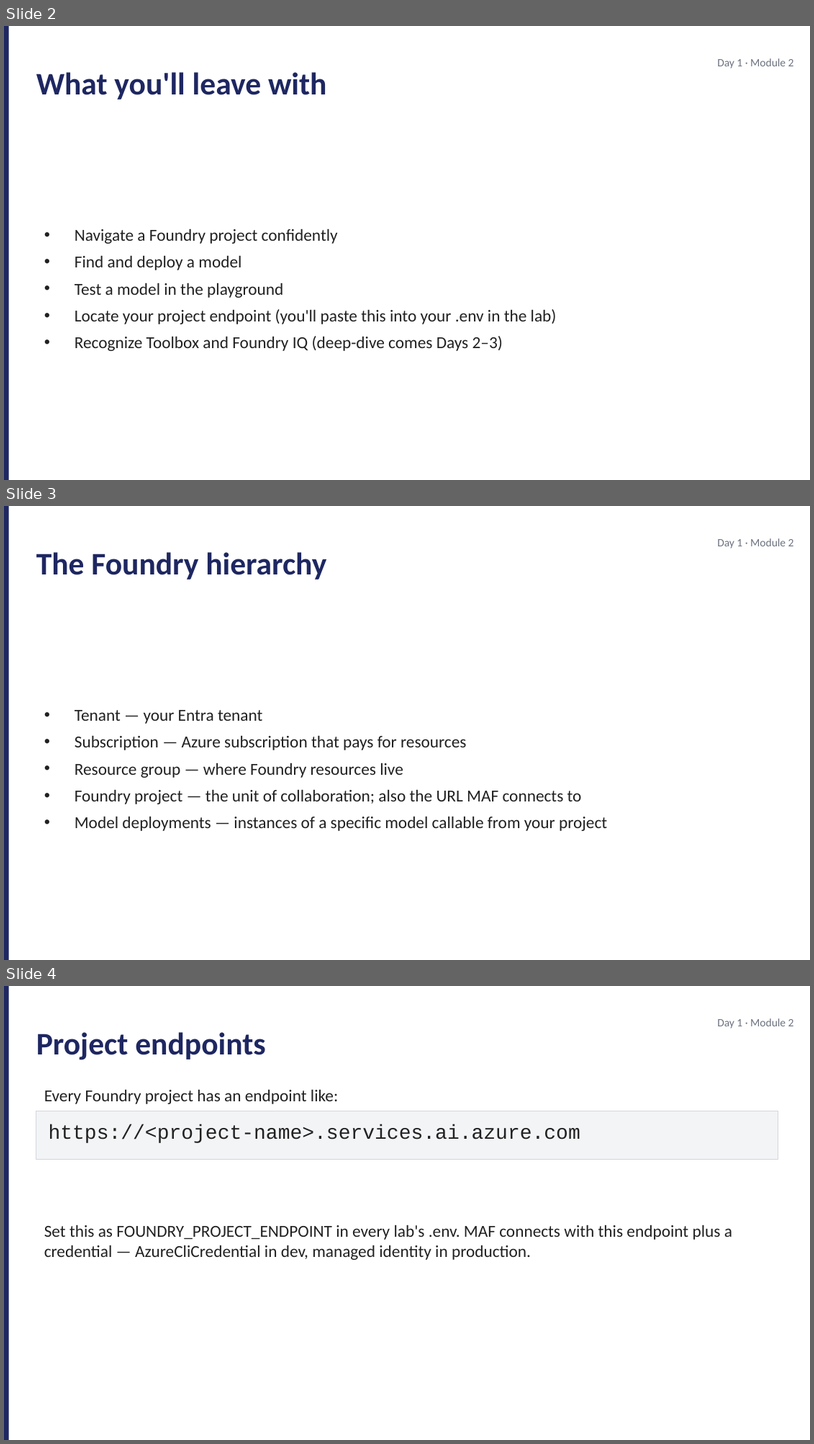
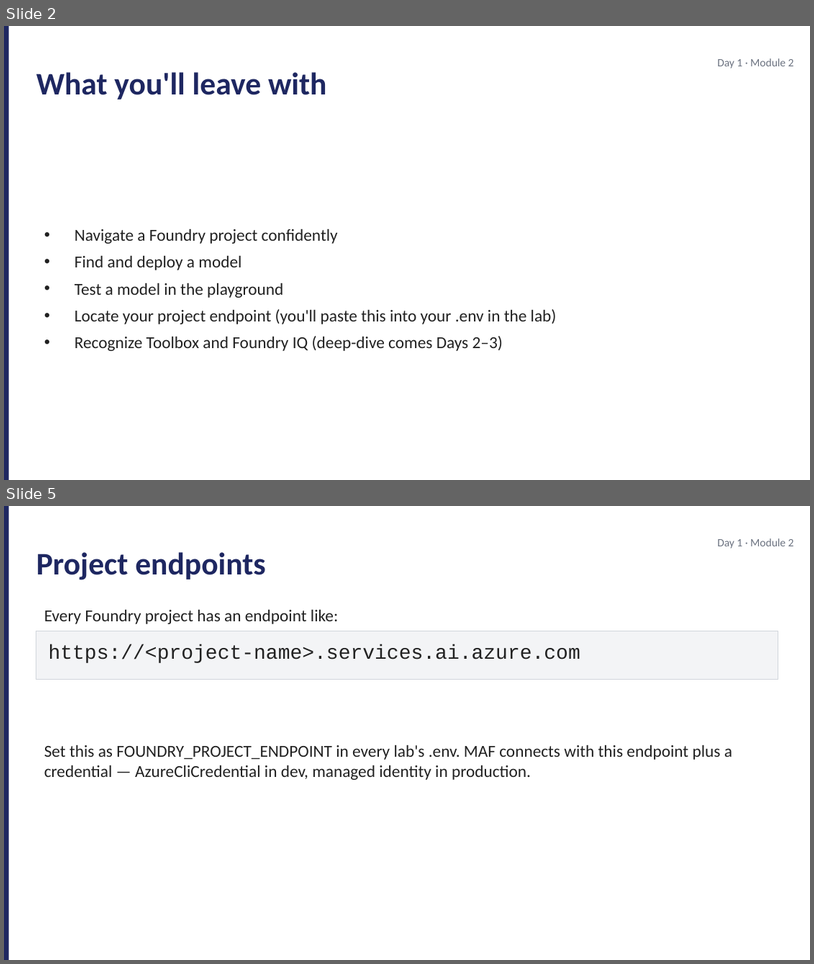
Before and after one commit to JimPiquant/Building-AI-Apps-and-Agents, a slide deck: decks/day1/module-2-foundry-portal.pptx. Shown one above the other, each under a label of ours: slides 2, 3 and 4 before the commit, slides 2 and 5 after it; the slides between them are not shown. The pictures are 814x1444 and 814x964 pixels, drawn with LibreOffice and Linux fonts; fonts in the diff are those of the drawing. Boxes give left, top, right and bottom in pixels: in the first picture for what was removed or moved away, otherwise in the second. Text is boxed around its words. In the diff, an @@ line names an element or a change of style, - is before the commit and + after.

```diff
--- a/decks/day1/module-2-foundry-portal.pptx
+++ b/decks/day1/module-2-foundry-portal.pptx
@@ slide 3 removed at [4,506,810,960], background #FFFFFF @@
@@ rectangle removed at [4,506,9,959] @@
@@ text removed at [718,538,795,548] @@
-Day 1 · Module 2
@@ text removed at [36,552,327,579] @@
-The Foundry hierarchy
@@ text removed at [75,710,607,831] @@
-• Tenant — your Entra tenant
-• Subscription — Azure subscription that pays for resources
-• Resource group — where Foundry resources live
-• Foundry project — the unit of collaboration; also the URL MAF connects to
-• Model deployments — instances of a specific model callable from your project
@@ what was slide 4 is now slide 5 @@
```
Also in this commit, not shown: 2 slides changed, 2 slides added, 8 other files.
